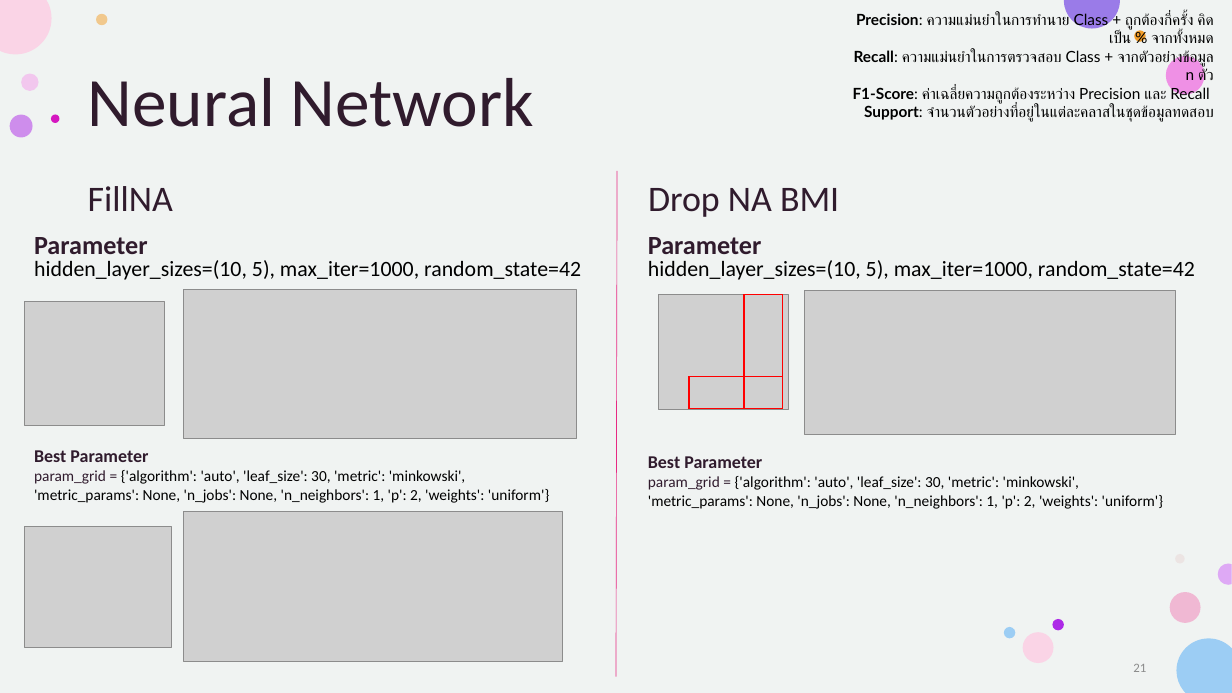
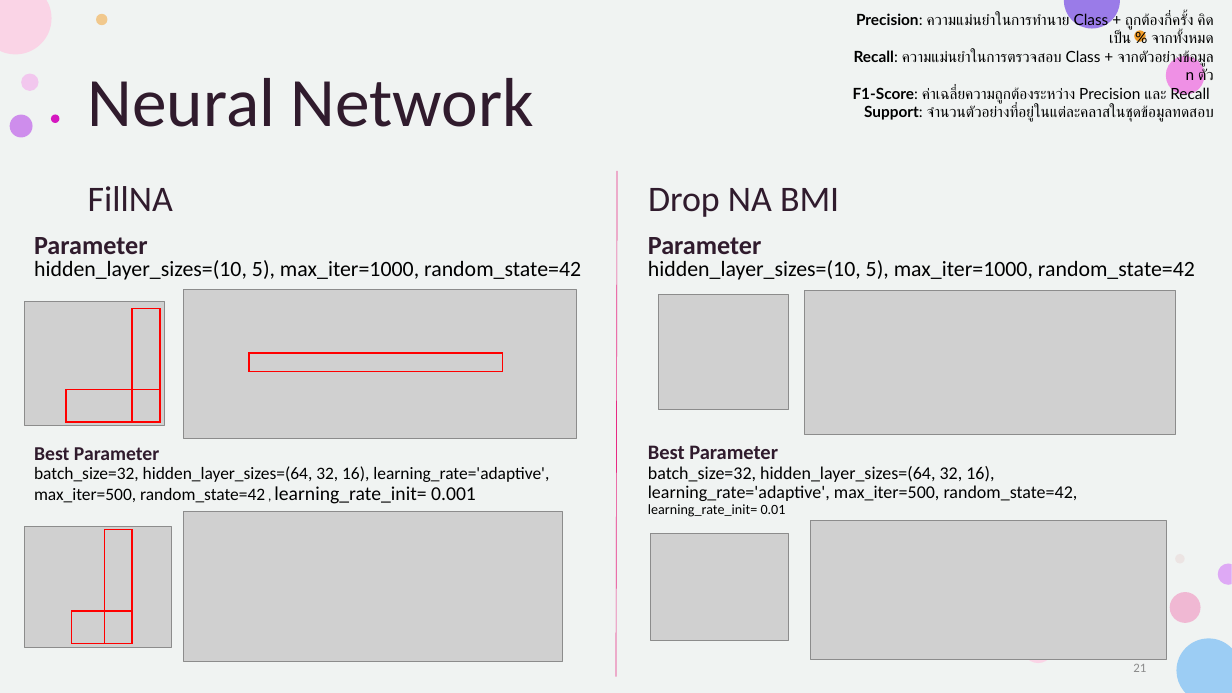
Before and after one commit to PNYWT/Alzheimer-Classification, a slide deck: slide 21 of Alzhemer Classification.pptx. Drawn at 1232x693 pixels with LibreOffice and Linux fonts; fonts in the diff are those of the drawing; grey boxes stand for pictures. Boxes give left, top, right and bottom in pixels: in the first picture for what was removed or moved away, otherwise in the second. Text is boxed around its words. In the diff, an @@ line names an element or a change of style, - is before the commit and + after.

Commit message:
update powerpoint

```diff
--- a/Alzhemer Classification.pptx
+++ b/Alzhemer Classification.pptx
@@ rectangle: place and size @@
-rectangle at (744,295,783,409)
+rectangle at (132,309,160,422)
@@ rectangle added at (249,353,503,372), outline #FF0000 1 pt @@
@@ rectangle: place and size @@
-rectangle at (689,376,784,409)
+rectangle at (67,390,161,422)
@@ text at (34,447,159,460): size 14 to 15.3 pt in "Best Parameter"; line spacing 0.9 to 0.8 @@
@@ text at (648,445,778,459): size 14 to 16 pt in "Best Parameter"; line spacing 0.9 to 0.8 @@
@@ text at (34,466,549,504): text changed; size 12 to 13.6 pt @@
-param_grid = {'algorithm': 'auto', 'leaf_size': 30, 'metric': 'minkowski', 'metric_params': None, 'n_jobs': None, 'n_neighbors': 1, 'p': 2, 'weights': 'uniform'}
+batch_size=32, hidden_layer_sizes=(64, 32, 16), learning_rate='adaptive', max_iter=500, random_state=42 , learning_rate_init= 0.001
@@ text at (648,466,1078,517): text changed; size 12 to 14 pt @@
-param_grid = {'algorithm': 'auto', 'leaf_size': 30, 'metric': 'minkowski', 'metric_params': None, 'n_jobs': None, 'n_neighbors': 1, 'p': 2, 'weights': 'uniform'}
+batch_size=32, hidden_layer_sizes=(64, 32, 16), learning_rate='adaptive', max_iter=500, random_state=42, learning_rate_init= 0.01
@@ rectangle added at (104,530,132,643), outline #FF0000 1 pt @@
@@ picture added at (651,533,789,640) @@
@@ picture added at (811,521,1166,660) @@
@@ rectangle added at (71,611,132,643), outline #FF0000 1 pt @@
@@ ellipse removed at (1004,628,1015,639) @@
@@ ellipse removed at (1053,619,1064,630) @@
```
Also in this commit, not shown: 3 other slides changed, 2 other files.
